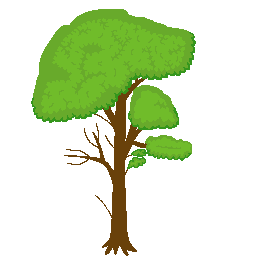
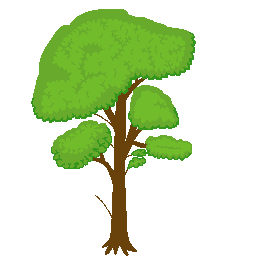
Before/after of a 256×256 layered artwork. What changed in the layer stack:
painted on "Details" over [58, 123, 102, 155]
painted on "Leaves #1" over [51, 120, 112, 169]
